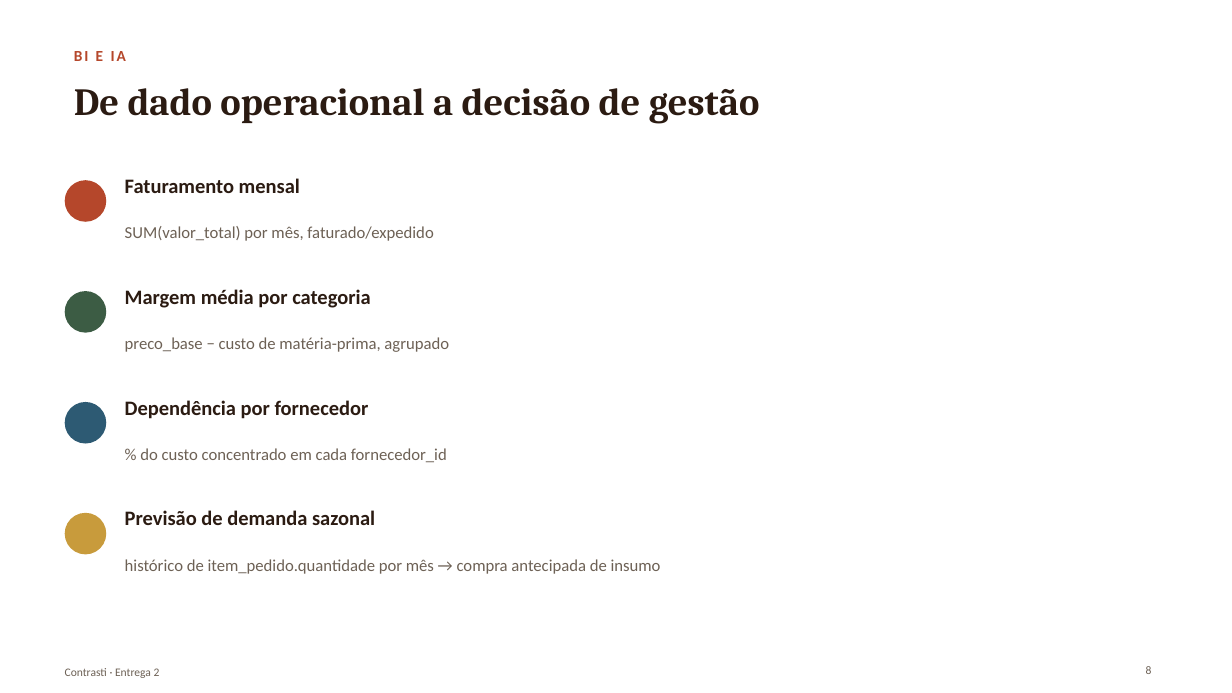
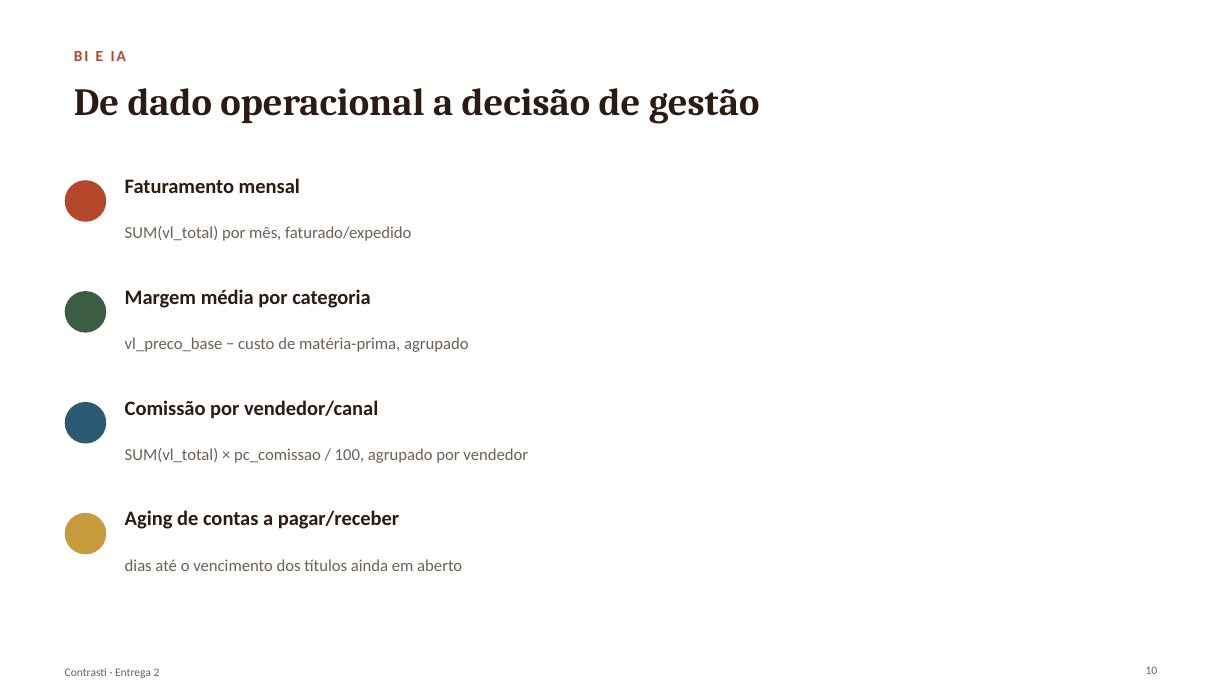
Before and after one commit to matheusmontagner8/Modelagem-de-Dados, a slide deck: slide 10 of Entrega2/apresentacao.pptx (slide 8 before the commit). Drawn at 1232x693 pixels with LibreOffice and Linux fonts; fonts in the diff are those of the drawing. Boxes give left, top, right and bottom in pixels: in the first picture for what was removed or moved away, otherwise in the second. Text is boxed around its words. In the diff, an @@ line names an element or a change of style, - is before the commit and + after.

```diff
--- a/Entrega2/apresentacao.pptx
+++ b/Entrega2/apresentacao.pptx
@@ text at bbox=[125, 226, 411, 241]: text changed @@
-SUM(valor_total) por mês, faturado/expedido
+SUM(vl_total) por mês, faturado/expedido
@@ text at bbox=[125, 337, 469, 352]: text changed @@
-preco_base − custo de matéria-prima, agrupado
+vl_preco_base − custo de matéria-prima, agrupado
@@ text at bbox=[125, 400, 528, 463]: text changed @@
-Dependência por fornecedor
-% do custo concentrado em cada fornecedor_id
+Comissão por vendedor/canal
+SUM(vl_total) × pc_comissao / 100, agrupado por vendedor
@@ text at bbox=[125, 510, 462, 571]: text changed @@
-Previsão de demanda sazonal
-histórico de item_pedido.quantidade por mês → compra antecipada de insumo
+Aging de contas a pagar/receber
+dias até o vencimento dos títulos ainda em aberto
@@ page number at bbox=[1146, 666, 1158, 674]: text changed @@
-8
+10
```
Also in this commit, not shown: 8 other slides changed, 2 slides added, 5 other files.
